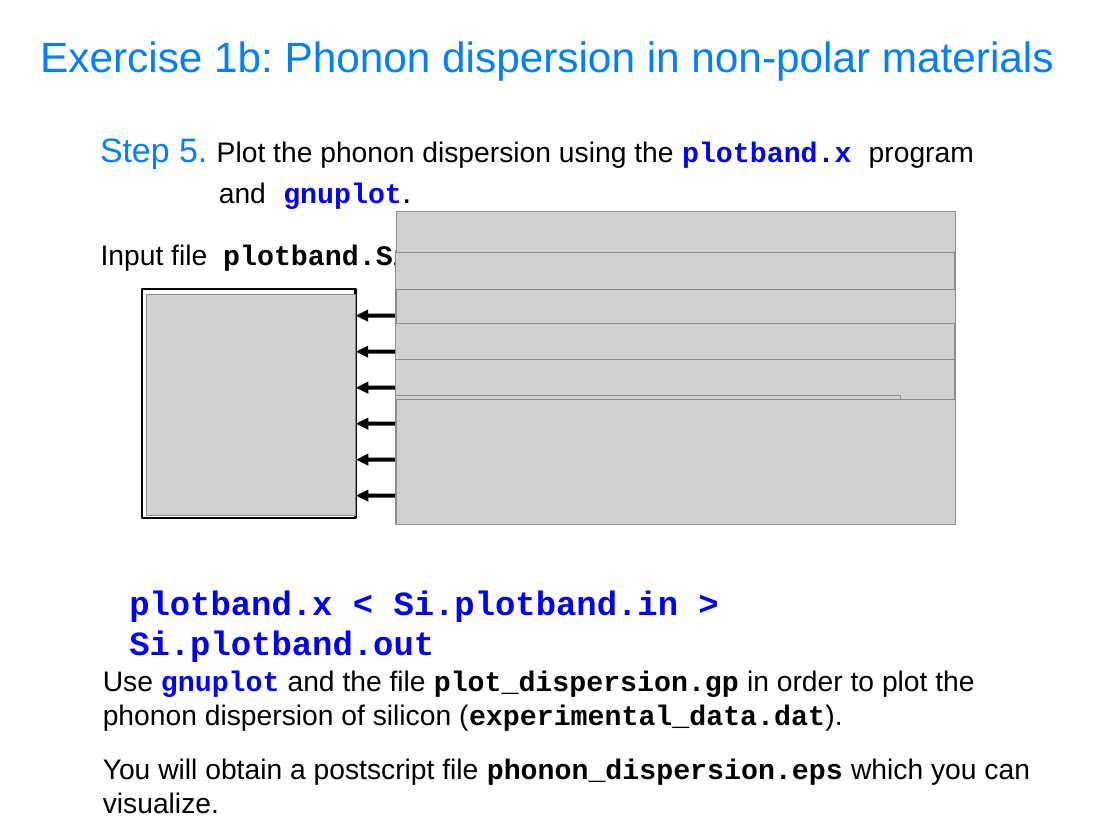
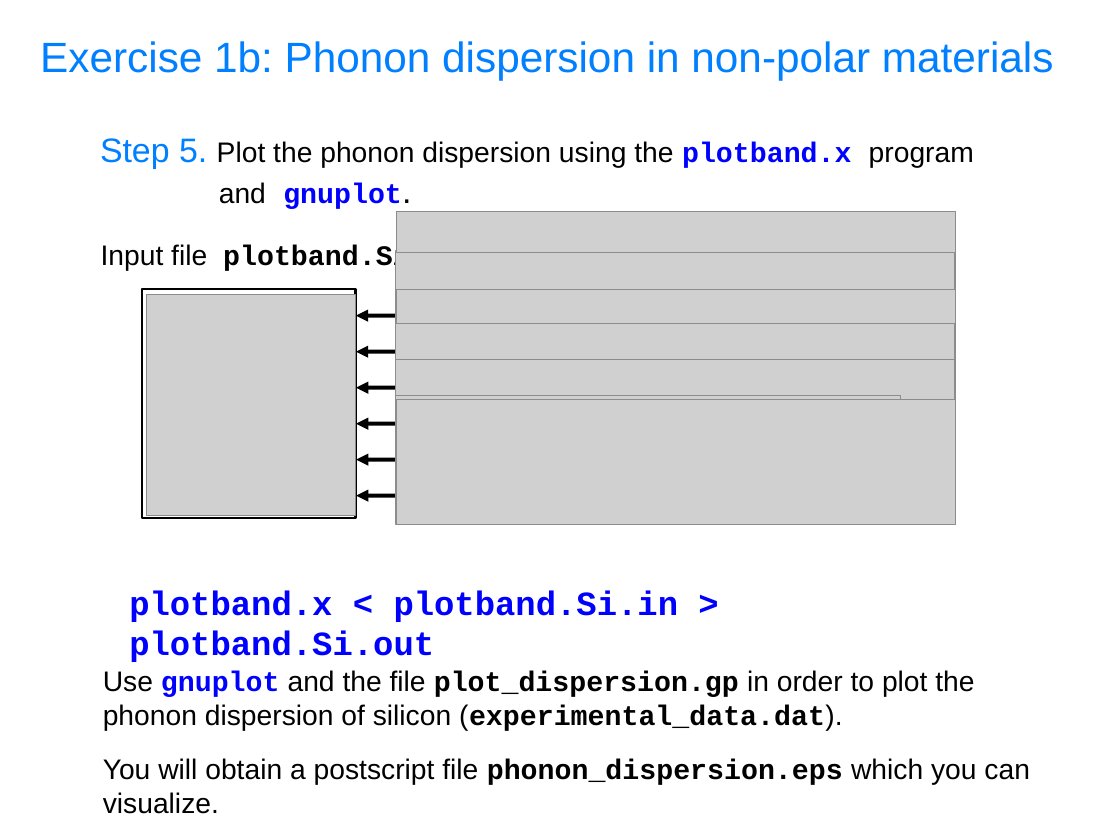
Before and after one commit to aravindhk/QESummerSchool, a slide deck: slide 25 of slides.sources/handson-day3-DFPT.odp. Drawn at 1120x840 pixels with LibreOffice and Linux fonts; fonts in the diff are those of the drawing; grey boxes stand for pictures. Boxes give left, top, right and bottom in pixels: in the first picture for what was removed or moved away, otherwise in the second. Text is boxed around its words. In the diff, an @@ line names an element or a change of style, - is before the commit and + after.

```diff
--- a/slides.sources/handson-day3-DFPT.odp
+++ b/slides.sources/handson-day3-DFPT.odp
@@ text at bbox=[129, 590, 679, 662]: text changed @@
-plotband.x < Si.plotband.in > Si.plotband.out
+plotband.x < plotband.Si.in > plotband.Si.out
```
Also in this commit, not shown: 7 other slides changed, 1 other file.
